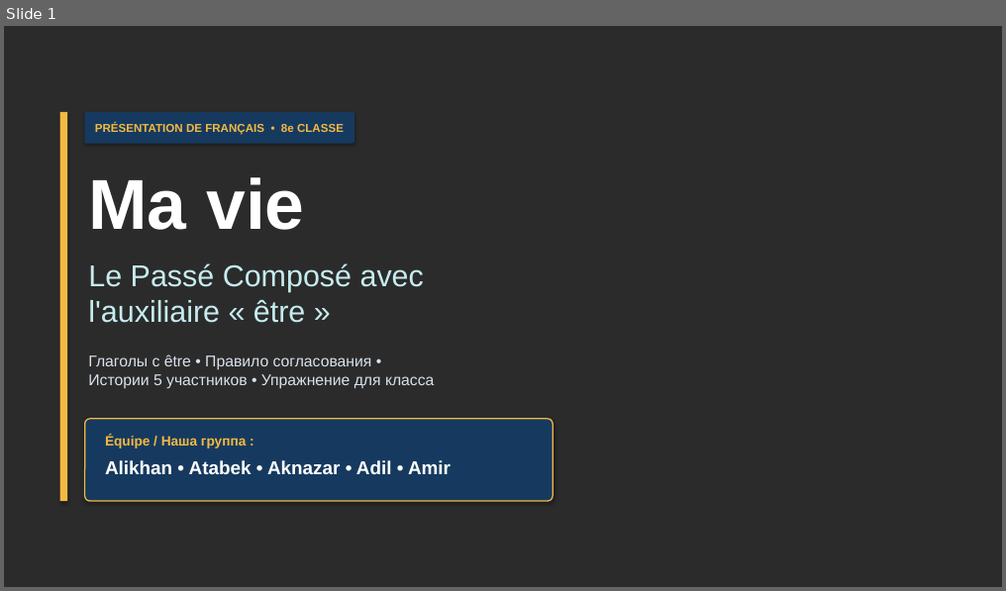
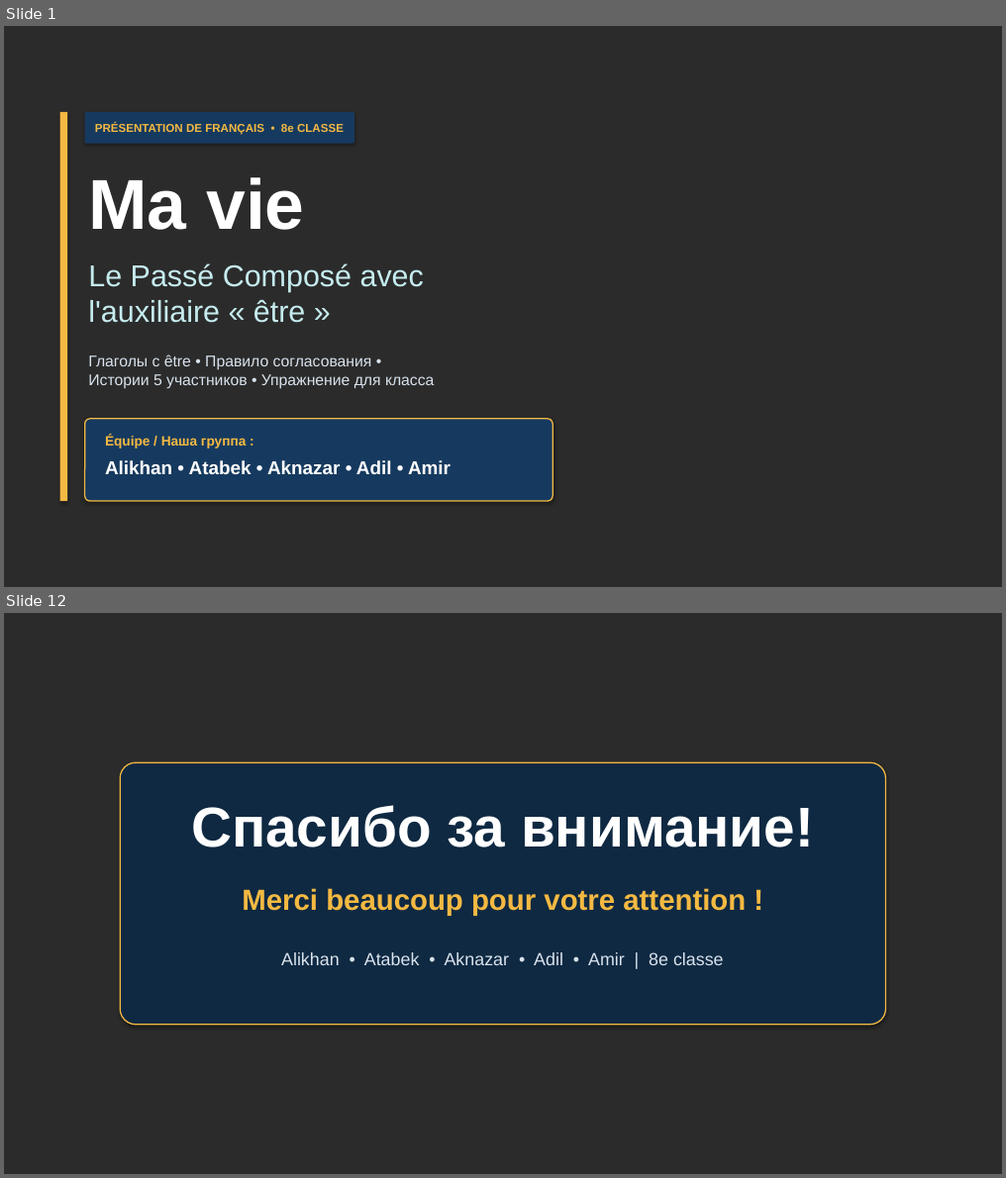
Before and after one commit to graz1p777dev/ma-vie-presentation, a slide deck: Ma_vie_Passe_Compose.pptx. Shown one above the other, each under a label of ours: slide 1 before the commit, slides 1 and 12 after it; the slides between them are not shown. The pictures are 1006x591 and 1006x1178 pixels, drawn with LibreOffice and Linux fonts; fonts in the diff are those of the drawing; background and template pictures are left out; a plain dark background stands for a picture behind light text. Boxes give left, top, right and bottom in pixels: in the first picture for what was removed or moved away, otherwise in the second. Text is boxed around its words. In the diff, an @@ line names an element or a change of style, - is before the commit and + after.

Commit message:
Add meme collage finale slide and both PDF versions (with-text + images-only)

```diff
--- a/Ma_vie_Passe_Compose.pptx
+++ b/Ma_vie_Passe_Compose.pptx
@@ slide 12 added at [4,613,1002,1174], background picture (left out) @@
@@ rounded rectangle added at [120,762,886,1025], fill #0F2942, outline #F4B942 1.2 pt @@
@@ text added at [191,805,814,848], 54 pt, text #FFFFFF, bold @@
+Спасибо за внимание!
@@ text added at [242,888,746,915], 28 pt, text #F4B942, bold @@
+Merci beaucoup pour votre attention !
@@ text added at [281,953,724,965], 17 pt, text #D8E2EC @@
+Alikhan • Atabek • Aknazar • Adil • Amir | 8e classe
```
Also in this commit, not shown: 10 slides changed, 3 other files.
